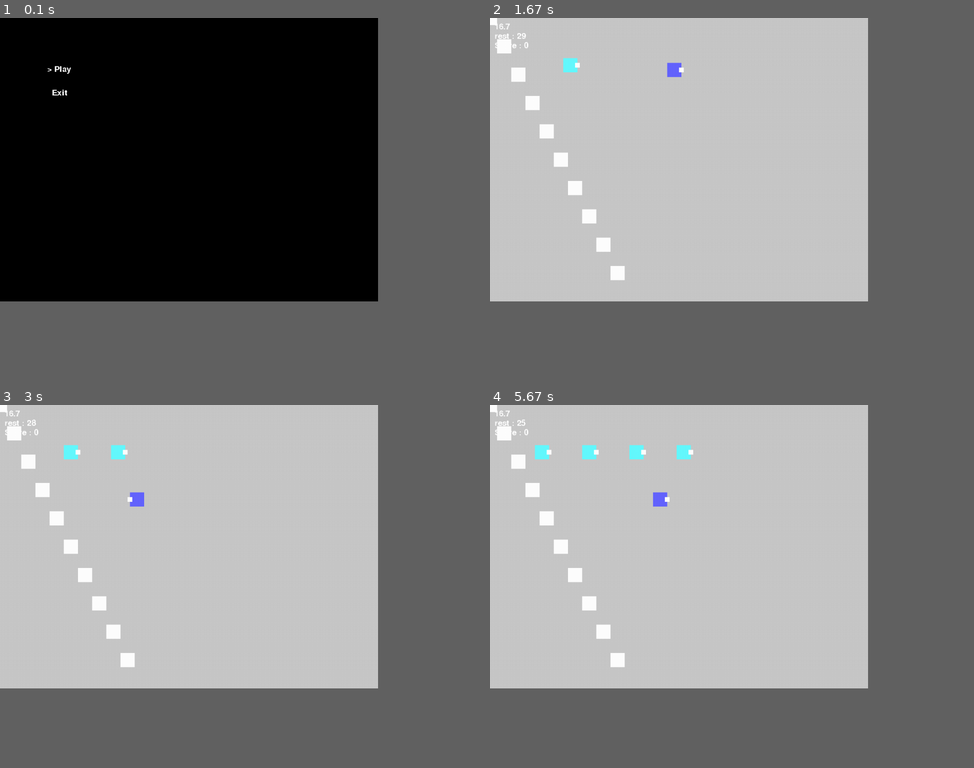
Above: before the commit, frames 1-4 (two rows, left to right).
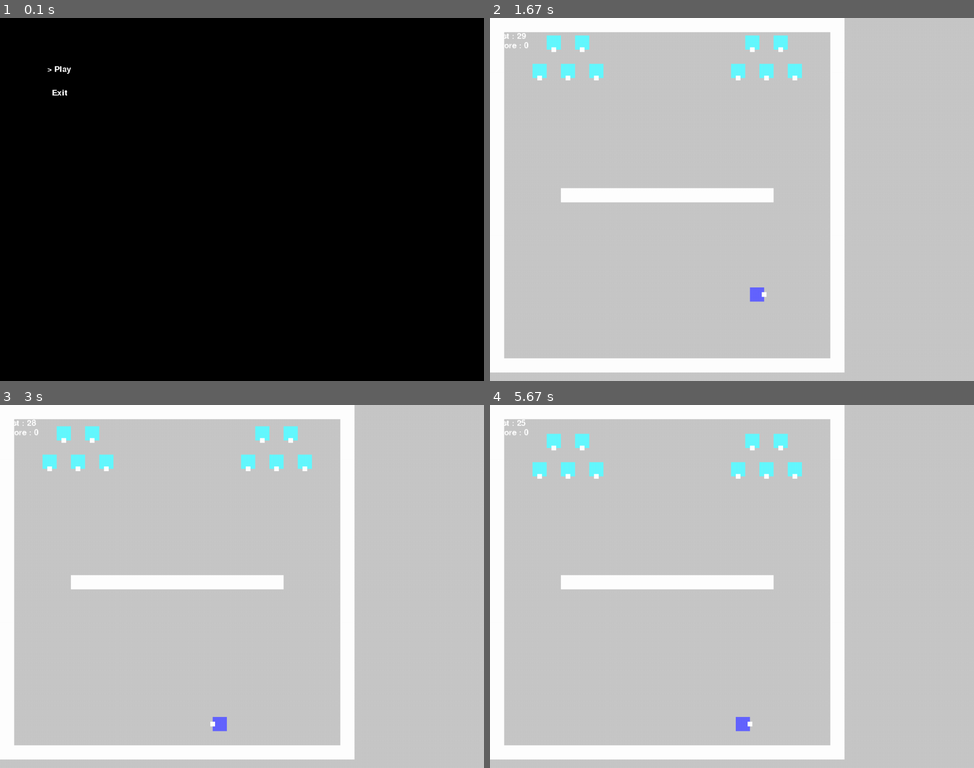
Above: after the commit, the same moments.

Repository: macchan1978/python_game
Game: pygame game, started from pygame_main.py
Same seed, same stepped clock (60 frames per second), same inputs: the game is played once before the commit and once after it.
Inputs:
- Up to frame 1 (0.1 s): no input
- Up to frame 2 (1.67 s): tap Space at 0.33 s; hold Right 0.67-1.13 s; hold Up 1.17-1.47 s; hold Right from 1.5 s (still down)
- Up to frame 3 (3 s): release Right at 1.97 s; hold Left 2-2.53 s; hold Down 2.57-2.87 s; hold Left from 2.9 s (still down)
- Up to frame 4 (5.67 s): release Left at 3.3 s; hold Up 3.33-3.7 s; hold Right 3.73-4.37 s; hold Down 4.4-4.77 s; hold Left 4.8-5.27 s; hold Right from 5.3 s (still down)
In our replay, the window is 703x527 before the commit and 900x675 after it. These sizes can differ from the game's own. Grey fills any space a smaller window leaves; there, only what the larger window draws over its background counts as a difference.

The runs differ from the first frame. In frame 1, less than 0.1% of the frame differs, in the area x 12-13%, y 20-22%; in frame 2, 15%; in frame 3, 15%; in frame 4, 15%, in the area x 0-74%, y 0-98%.

Commit message:
マップデータを読み込む様に修正

Diff:
--- /dev/null
+++ b/defs.py
@@ -0,0 +1,4 @@
+screen_width = 1024
+screen_height = 768
+cell_width = 30
+max_cell_num = 25
--- a/game_context.py
+++ b/game_context.py
@@ -73,7 +73,7 @@
     global sound_mgr, game_pad, screen
     sound_mgr = SoundManager()
     game_pad = GamePad()
-    screen = pg.display.set_mode((800, 600))
+    screen = pg.display.set_mode((1024, 768))
 
 
 def get_pad() -> GamePad:
--- /dev/null
+++ b/map_generator.py
@@ -0,0 +1,25 @@
+import csv
+
+import defs
+
+
+class GameMap:
+    def __init__(self):
+        csv_file = open('./resources/map.csv')
+        f = csv.reader(csv_file, delimiter=',', lineterminator='\r\n', skipinitialspace=True)
+        self.map = []
+        for i, row in enumerate(f):
+            self.map.append([int(s) for s in row])
+        csv_file.close()
+
+        self.rows = len(self.map)
+        self.cols = len(self.map[0])
+        print(f'GameMap rows : {self.rows} cols : {self.cols}')
+        if self.rows > defs.max_cell_num or self.cols > defs.max_cell_num:
+            raise ValueError('self.rows > defs.max_cell_num or self.cols > defs.max_cell_num')
+        pass
+
+
+if __name__ == "__main__":
+    GameMap()
+    # call the main function
--- a/mode_play.py
+++ b/mode_play.py
@@ -3,6 +3,8 @@
 
 from pygame.font import SysFont
 
+import defs
+from map_generator import GameMap
 from objects import *
 
 
@@ -15,14 +17,24 @@
 class PlayMode:
     def __init__(self):
         self.font = pg.font.SysFont("", 25)
+        self.map = GameMap()
 
-        self.player = Player(pos=PosF(200, 200))
+#        self.player = Player(pos=PosF(200, 200))
 
         self.bullets: list[Bullet] = []
         self.enemies: list[Enemy] = []
         self.walls: list[Wall] = []
-        for i in range(10):
-            self.walls.append(Wall(PosF(i*30, i*30*2)))
+        for y, line in enumerate(self.map.map):
+            for x, cell in enumerate(line):
+                if cell == 0:
+                    pass
+                elif cell == 1:
+                    self.walls.append(Wall(PosF((x+0.5)*defs.cell_width, (y+0.5)*defs.cell_width)))
+                elif cell == 2:
+                    self.player = Player(PosF((x+0.5)*defs.cell_width, (y+0.5)*defs.cell_width))
+                elif cell == 3:
+                    self.enemies.append(Enemy(PosF((x+0.5)*defs.cell_width, (y+0.5)*defs.cell_width)))
+
         self.tpc_start = time.perf_counter()
         self.tpc = [time.perf_counter(), 0]
         self.total_sec = 30
@@ -34,8 +46,6 @@
         pad = game_context.get_pad()
 
         self.counter += 1
-        if self.counter % 100 == 10:
-            self.enemies.append(Enemy(PosF(100, 100)))
 
         self.player.play(self.bullets)
         self.player.tick()
--- a/objects/enemy.py
+++ b/objects/enemy.py
@@ -11,9 +11,9 @@
         self.color = [100, 250, 255]
         self.life = 5
         self.pos = pos
-        self.speed = 1
-        self.dirVec = VecF(1, 0)
-        self.moveVec = VecF(1, 0)
+        self.speed = 0.1
+        self.dirVec = VecF(0, 1)
+        self.moveVec = VecF(0, self.speed)
         # 当たり判定.
         self.rect = pg.Rect(0, 0, 30, 30)
         self.rectDir = pg.Rect(0, 0, 10, 10)
@@ -32,7 +32,7 @@
         self.life -= 1
 
     def is_live(self):
-        return self.life > 0 and self.counter < 500
+        return self.life > 0 and self.counter < 1000
 
     def is_destroyed(self):
         return self.life <= 0
--- a/objects/wall.py
+++ b/objects/wall.py
@@ -1,9 +1,10 @@
+import defs
 from .objectBase import *
 
 
 class Wall(ObjectBase):
     def __init__(self, pos: PosF):
-        self.rect = pg.Rect(0, 0, 30, 30)
+        self.rect = pg.Rect(0, 0, defs.cell_width, defs.cell_width)
         self.color = [255, 255, 255]
         self.pos = pos
         self.update_rect()
--- /dev/null
+++ b/resources/map.csv
@@ -0,0 +1,25 @@
+1,1,1,1,1,1,1,1,1,1,1,1,1,1,1,1,1,1,1,1,1,1,1,1,1
+1,0,0,0,3,0,3,0,0,0,0,0,0,0,0,0,0,0,3,0,3,0,0,0,1
+1,0,0,0,0,0,0,0,0,0,0,0,0,0,0,0,0,0,0,0,0,0,0,0,1
+1,0,0,3,0,3,0,3,0,0,0,0,0,0,0,0,0,3,0,3,0,3,0,0,1
+1,0,0,0,0,0,0,0,0,0,0,0,0,0,0,0,0,0,0,0,0,0,0,0,1
+1,0,0,0,0,0,0,0,0,0,0,0,0,0,0,0,0,0,0,0,0,0,0,0,1
+1,0,0,0,0,0,0,0,0,0,0,0,0,0,0,0,0,0,0,0,0,0,0,0,1
+1,0,0,0,0,0,0,0,0,0,0,0,0,0,0,0,0,0,0,0,0,0,0,0,1
+1,0,0,0,0,0,0,0,0,0,0,0,0,0,0,0,0,0,0,0,0,0,0,0,1
+1,0,0,0,0,0,0,0,0,0,0,0,0,0,0,0,0,0,0,0,0,0,0,0,1
+1,0,0,0,0,0,0,0,0,0,0,0,0,0,0,0,0,0,0,0,0,0,0,0,1
+1,0,0,0,0,0,0,0,0,0,0,0,0,0,0,0,0,0,0,0,0,0,0,0,1
+1,0,0,0,0,1,1,1,1,1,1,1,1,1,1,1,1,1,1,1,0,0,0,0,1
+1,0,0,0,0,0,0,0,0,0,0,0,0,0,0,0,0,0,0,0,0,0,0,0,1
+1,0,0,0,0,0,0,0,0,0,0,0,0,0,0,0,0,0,0,0,0,0,0,0,1
+1,0,0,0,0,0,0,0,0,0,0,0,0,0,0,0,0,0,0,0,0,0,0,0,1
+1,0,0,0,0,0,0,0,0,0,0,0,0,0,0,0,0,0,0,0,0,0,0,0,1
+1,0,0,0,0,0,0,0,0,0,0,0,0,0,0,0,0,0,0,0,0,0,0,0,1
+1,0,0,0,0,0,0,0,0,0,0,0,0,0,0,0,0,0,0,0,0,0,0,0,1
+1,0,0,0,0,0,0,0,0,0,0,0,0,0,0,0,0,0,0,0,0,0,0,0,1
+1,0,0,0,0,0,0,0,0,0,0,0,0,0,0,0,0,0,0,0,0,0,0,0,1
+1,0,0,0,0,0,0,0,0,0,0,0,0,0,0,0,0,0,0,0,0,0,0,0,1
+1,0,0,0,0,0,0,0,0,0,0,0,2,0,0,0,0,0,0,0,0,0,0,0,1
+1,0,0,0,0,0,0,0,0,0,0,0,0,0,0,0,0,0,0,0,0,0,0,0,1
+1,1,1,1,1,1,1,1,1,1,1,1,1,1,1,1,1,1,1,1,1,1,1,1,1
